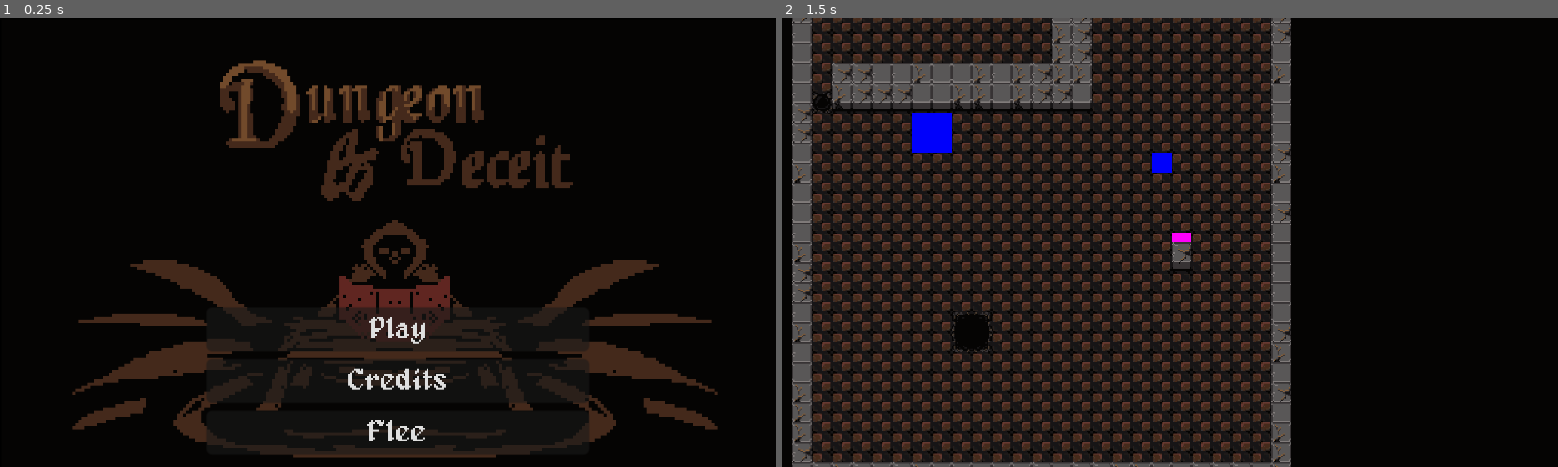
Above: before the commit, frames 1-2 (left to right).
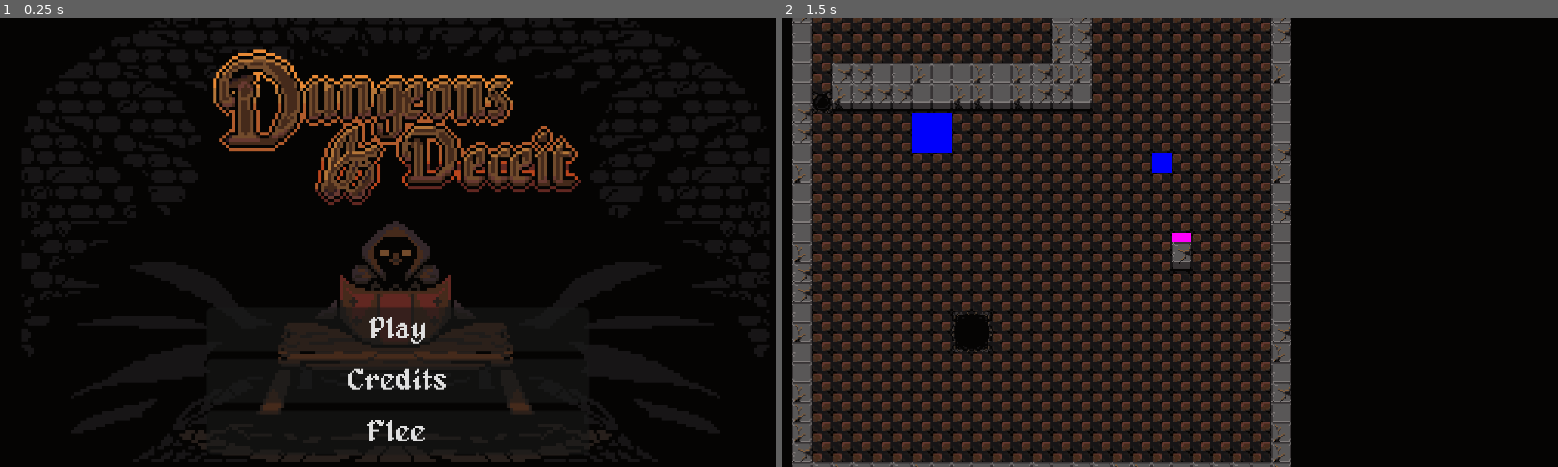
Above: after the commit, the same moments.

Repository: impstudio2024/Brackeys2024-2
Game: Godot game, scene res://Scenes/mainmenu.tscn
The game is run twice, just before and just after one commit, with the same random seed, the same clock (stepped at 60 frames per second) and the same inputs. This scene is started directly instead of the project's main scene.
Inputs (mouse positions are in pixels of both pictures, inside the frame that each line leads up to):
- Up to frame 1 (0.25 s): no input
- Up to frame 2 (1.5 s): click "Play" at 0.5 s; tap Enter (ui_accept) at 1.25 s; move the mouse to (1356, 220) at 1.27 s; hold D (move_right) from 1.28 s (still down); hold F from 1.28 s (still down); click (1356, 220) at 1.42 s

The runs differ from the first frame. In frame 1, 13% of the frame differs, in the area x 9-93%, y 6-99%; in frame 2, nothing differs.

Commit message:
Update main menu with new title screen image

Diff:
--- a/brackeys-2024-2/Scenes/mainmenu.tscn
+++ b/brackeys-2024-2/Scenes/mainmenu.tscn
@@ -1,10 +1,10 @@
 [gd_scene load_steps=7 format=3 uid="uid://jxhjerg0d1l3"]
 
 [ext_resource type="Script" path="res://scripts/mainmenu.gd" id="1_bb7bm"]
+[ext_resource type="Texture2D" uid="uid://dsq06ibnjcl0" path="res://Assets/Screens/main_menu_with_title.png" id="2_3nt5v"]
 [ext_resource type="Script" path="res://scripts/play_button.gd" id="2_m2yeo"]
 [ext_resource type="FontFile" uid="uid://sgb65cfq3338" path="res://Assets/Fonts/alagard.ttf" id="2_ori3n"]
 [ext_resource type="Script" path="res://scripts/credits_button.gd" id="4_kfpsp"]
-[ext_resource type="Texture2D" uid="uid://bxoy1o4pp7dbv" path="res://Assets/Screens/titlescreen.png" id="5_6rdi7"]
 [ext_resource type="Script" path="res://scripts/quit_button.gd" id="6_te2bi"]
 
 [node name="Mainmenu" type="Control"]
@@ -37,7 +37,7 @@
 scale = Vector2(3.25, 3.25)
 size_flags_horizontal = 4
 size_flags_vertical = 4
-texture = ExtResource("5_6rdi7")
+texture = ExtResource("2_3nt5v")
 
 [node name="VBoxContainer" type="VBoxContainer" parent="."]
 custom_minimum_size = Vector2(200, 50)
